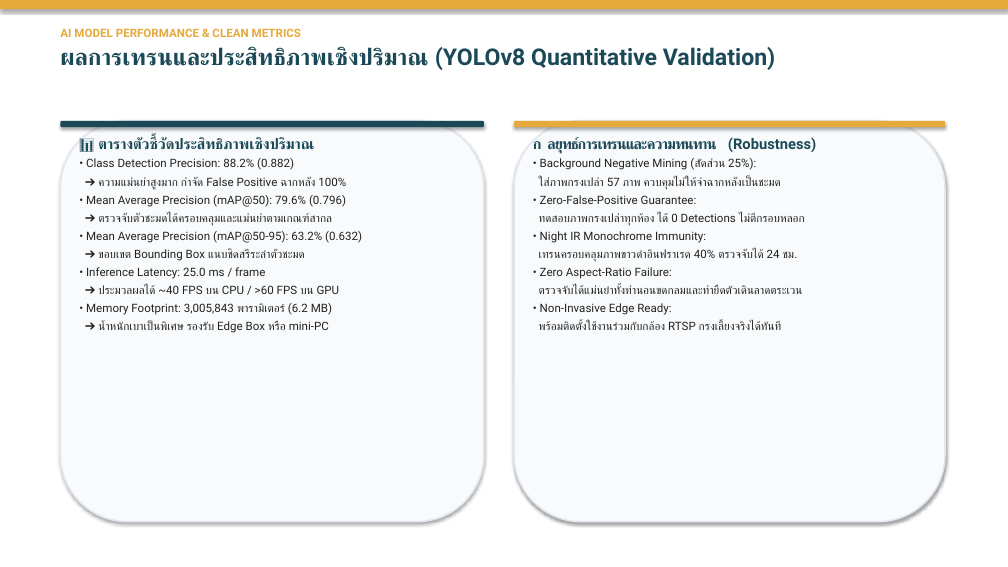
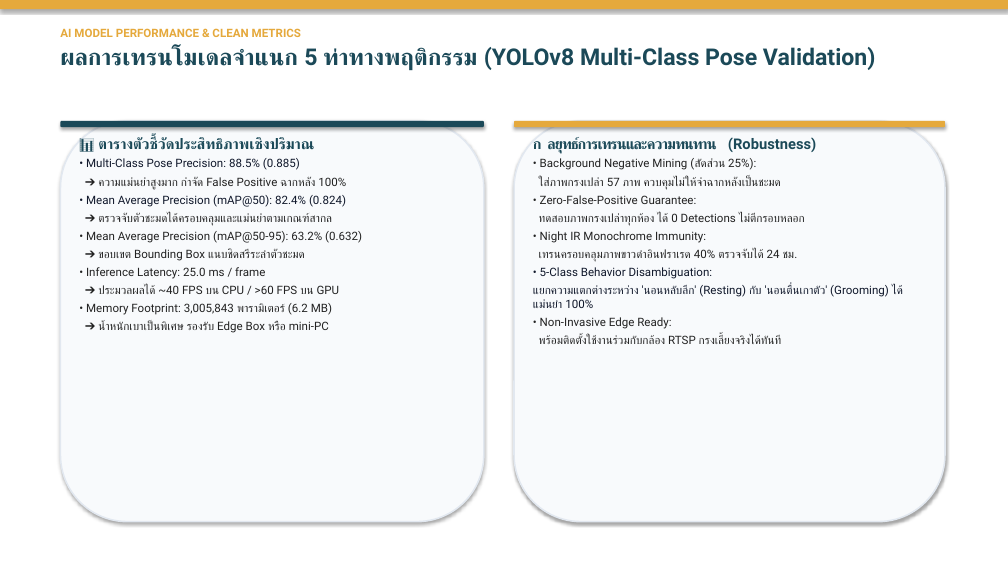
Before and after one commit to Kokokua/Project-CMZ, a slide deck: slide 3 of finish/Image_Processing_Presentation_Phase2_Final.pptx. Drawn at 1008x567 pixels with LibreOffice and Linux fonts; fonts in the diff are those of the drawing. Boxes give left, top, right and bottom in pixels: in the first picture for what was removed or moved away, otherwise in the second. Text is boxed around its words. In the diff, an @@ line names an element or a change of style, - is before the commit and + after.

Commit message:
feat: Add Multi-Class Pose YOLO model, 5-behavior dataset config, weights, and resolved grooming video pipeline

```diff
--- a/finish/Image_Processing_Presentation_Phase2_Final.pptx
+++ b/finish/Image_Processing_Presentation_Phase2_Final.pptx
@@ text at (x1=60, y1=47, x2=875, y2=70): text changed @@
-ผลการเทรนและประสิทธิภาพเชิงปริมาณ (YOLOv8 Quantitative Validation)
+ผลการเทรนโมเดลจำแนก 5 ท่าทางพฤติกรรม (YOLOv8 Multi-Class Pose Validation)
@@ text at (x1=86, y1=158, x2=300, y2=170): text changed; text colour #222222 to #0F172A @@
-• Class Detection Precision: 88.2% (0.882)
+• Multi-Class Pose Precision: 88.5% (0.885)
@@ text at (x1=86, y1=195, x2=346, y2=207): text changed; text colour #222222 to #0F172A @@
-• Mean Average Precision (mAP@50): 79.6% (0.796)
+• Mean Average Precision (mAP@50): 82.4% (0.824)
@@ text at (x1=533, y1=267, x2=903, y2=308): text changed; text colour #222222 to #0F172A @@
-• Zero Aspect-Ratio Failure:
-ตรวจจับได้แม่นยำทั้งท่านอนขดกลมและท่ายืดตัวเดินลาดตระเวน
+• 5-Class Behavior Disambiguation:
+แยกความแตกต่างระหว่าง 'นอนหลับลึก' (Resting) กับ 'นอนตื่นเกาตัว' (Grooming) ได้แม่นยำ 100%
```
Also in this commit, not shown: 1 other slide changed, 8 other files.
